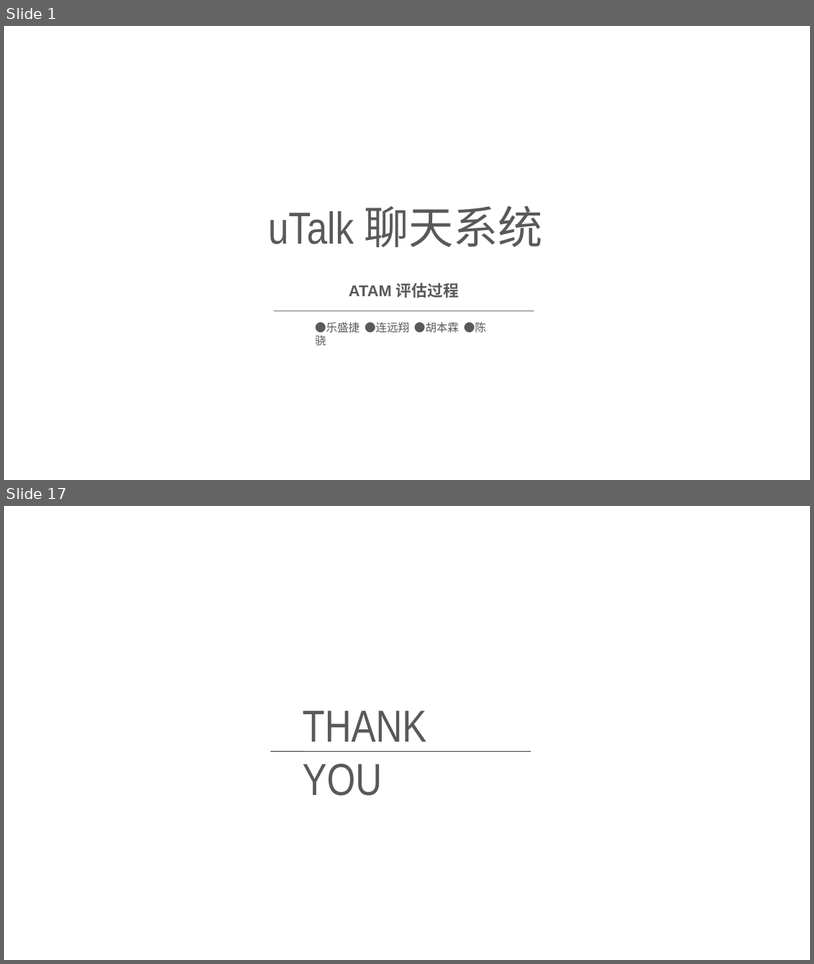
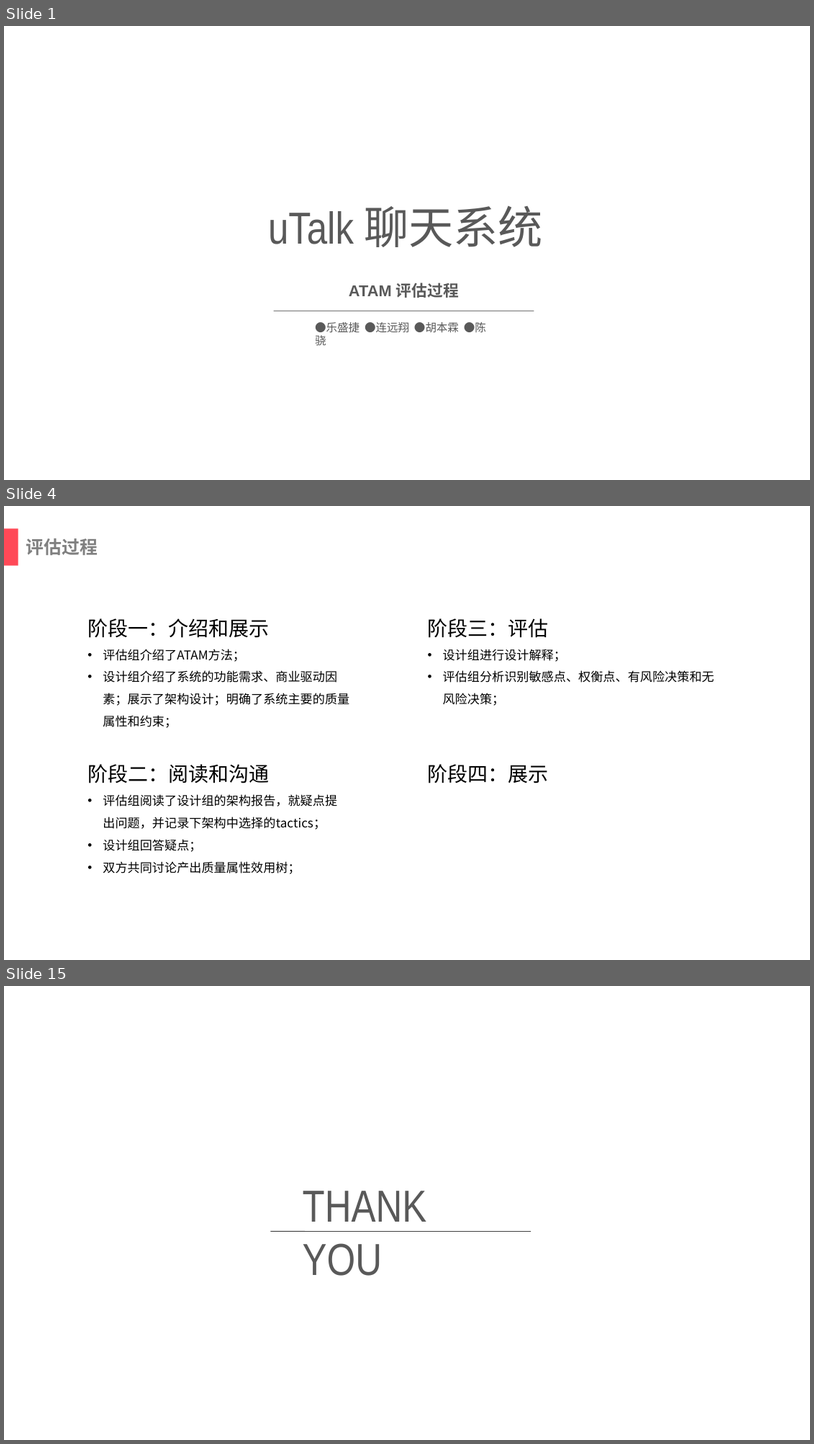
Before and after one commit to Almarduke/ArchitectureBigHomework, a slide deck: PPT/ATAM演示.pptx. Shown one above the other, each under a label of ours: slides 1 and 17 before the commit, slides 1, 4 and 15 after it; the slides between them are not shown. The pictures are 814x964 and 814x1444 pixels, drawn with LibreOffice and Linux fonts; fonts in the diff are those of the drawing; background and template pictures are left out. Boxes give left, top, right and bottom in pixels: in the first picture for what was removed or moved away, otherwise in the second. Text is boxed around its words. In the diff, an @@ line names an element or a change of style, - is before the commit and + after.

```diff
--- a/PPT/ATAM演示.pptx
+++ b/PPT/ATAM演示.pptx
@@ slide 4 added at bbox=[4, 506, 810, 960], background #FFFFFF @@
@@ rectangle added at bbox=[4, 528, 18, 566], fill #FF4957 @@
@@ text added at bbox=[26, 538, 98, 555], 16 pt, text #808080, bold @@
+评估过程
@@ text added at bbox=[88, 618, 350, 728], 11 pt, text #000000 @@
+阶段一：介绍和展示
+• 评估组介绍了ATAM方法；
+• 设计组介绍了系统的功能需求、商业驱动因素；展示了架构设计；明确了系统主要的质量属性和约束；
@@ text added at bbox=[428, 618, 715, 705], 11 pt, text #000000 @@
+阶段三：评估
+• 设计组进行设计解释；
+• 评估组分析识别敏感点、权衡点、有风险决策和无风险决策；
@@ text added at bbox=[88, 764, 337, 874], 11 pt, text #000000 @@
+阶段二：阅读和沟通
+• 评估组阅读了设计组的架构报告，就疑点提出问题，并记录下架构中选择的tactics；
+• 设计组回答疑点；
+• 双方共同讨论产出质量属性效用树；
@@ text added at bbox=[428, 764, 549, 783], 18 pt, text #000000 @@
+阶段四：展示
@@ what was slide 17 is now slide 15 @@
```
Also in this commit, not shown: 5 slides changed, 7 other slides added, 27 slides removed, 1 other file.
